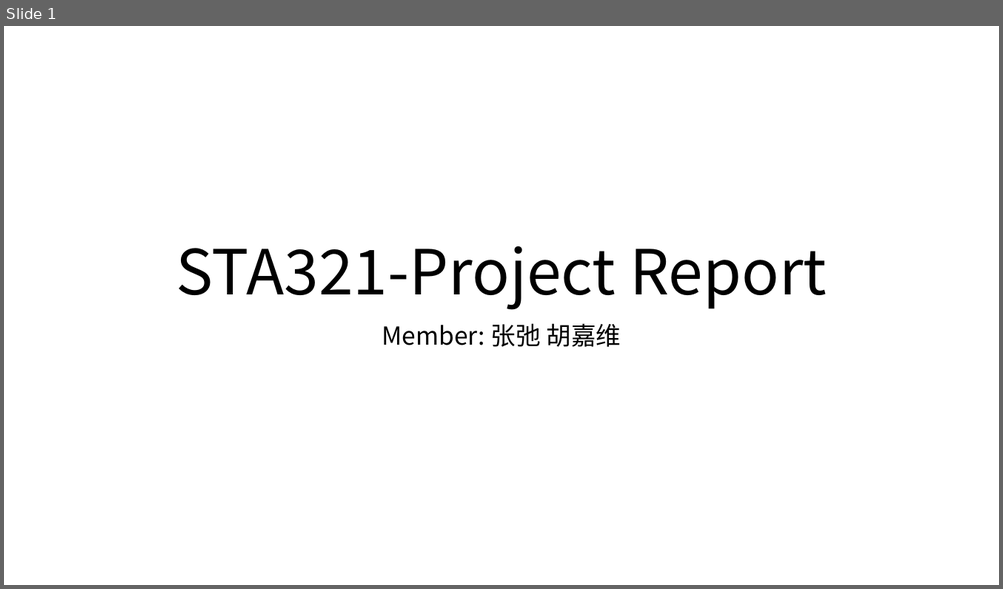
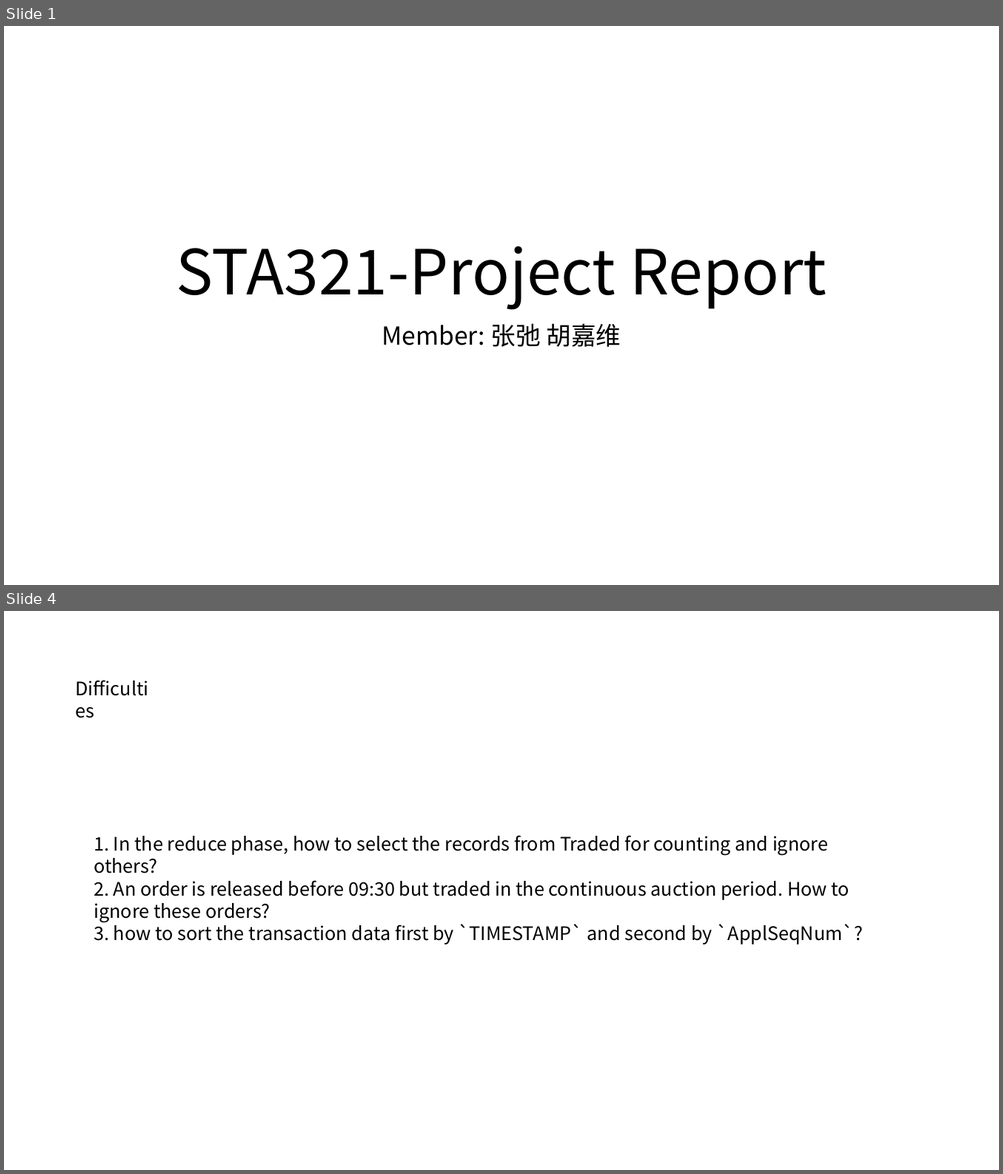
Before and after one commit to EXID-G/STA321-hdfs-proj, a slide deck: projreport/ppt.pptx. Shown one above the other, each under a label of ours: slide 1 before the commit, slides 1 and 4 after it; the slides between them are not shown. The pictures are 1003x589 and 1003x1174 pixels, drawn with LibreOffice and Linux fonts; fonts in the diff are those of the drawing. Boxes give left, top, right and bottom in pixels: in the first picture for what was removed or moved away, otherwise in the second. Text is boxed around its words. In the diff, an @@ line names an element or a change of style, - is before the commit and + after.

```diff
--- a/projreport/ppt.pptx
+++ b/projreport/ppt.pptx
@@ slide 4 added at [4, 611, 999, 1170], background #FFFFFF @@
@@ text added at [68, 674, 166, 703], 18 pt, text #000000 @@
+Difficulties
@@ text added at [94, 835, 862, 945], 18 pt, text #000000 @@
+1. In the reduce phase, how to select the records from Traded for counting and ignore others?
+2. An order is released before 09:30 but traded in the continuous auction period. How to ignore these orders?
+3. how to sort the transaction data first by `TIMESTAMP` and second by `ApplSeqNum`?
```
Also in this commit, not shown: 1 slide changed, 6 other slides added, 1 slide removed, 2 other files.
